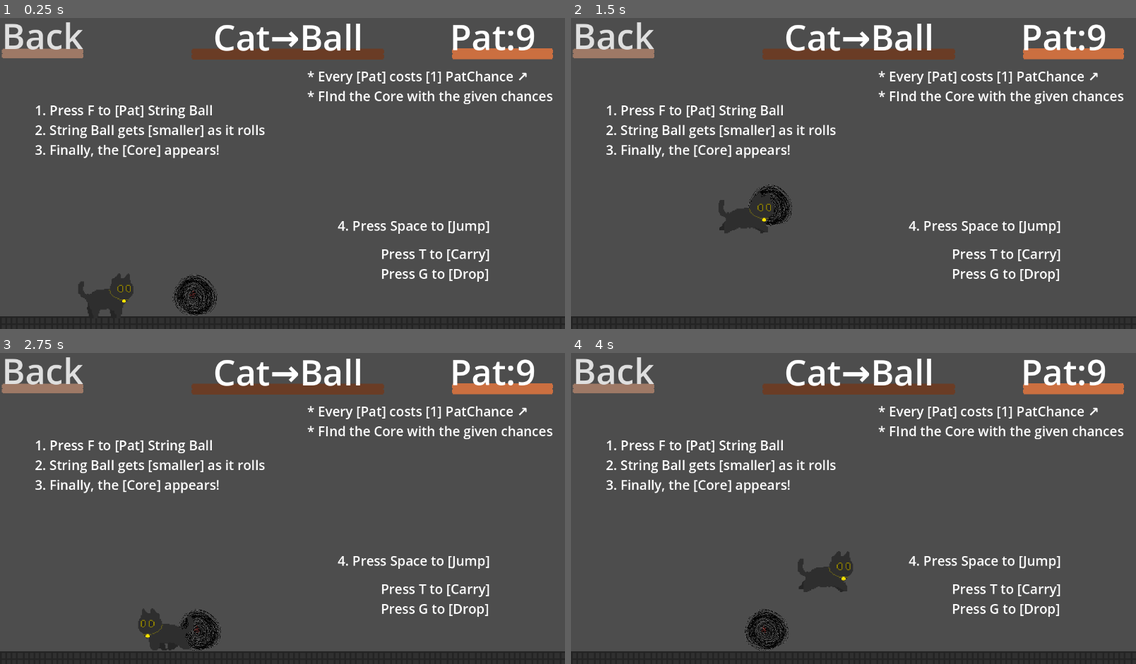
Above: before the commit, frames 1-4 (two rows, left to right).
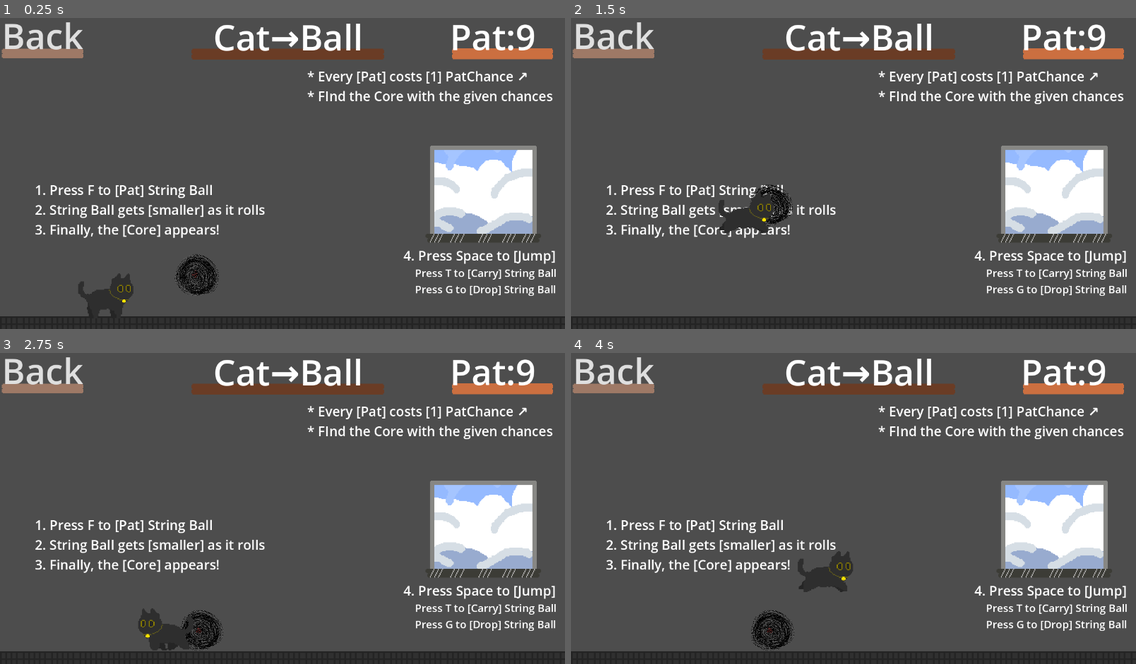
Above: after the commit, the same moments.

Repository: lzcm729/cat-and-string-ball
Game: Godot game, scene res://Levels/level_1.tscn
Same seed, same stepped clock (60 frames per second), same inputs: the game is played once before the commit and once after it. This scene is started directly instead of the project's main scene.
Inputs (mouse positions are in pixels of both pictures, inside the frame that each line leads up to):
- Up to frame 1 (0.25 s): no input
- Up to frame 2 (1.5 s): tap F (hit) at 0.5, 0.6, 1.25 s; move the mouse to (977, 154) at 0.52 s; hold Right (move_right) from 0.53 s (still down); click (977, 154) at 0.67 s; tap Space (jump) at 0.77 s; move the mouse to (740, 185) at 1.27 s; tap T at 1.35 s
- Up to frame 3 (2.75 s): tap Space (jump) at 1.52 s; tap F (hit) at 2 s; move the mouse to (339, 436) at 2.02 s; release Right (move_right) at 2.03 s; hold Left (move_left) from 2.03 s (still down); tap G at 2.1 s
- Up to frame 4 (4 s): tap F (hit) at 2.75, 3.5, 3.6 s; move the mouse to (825, 567) at 2.77 s; release Left (move_left) at 2.78 s; hold Right (move_right) from 2.78 s (still down); tap Q at 2.85 s; click (825, 567) at 2.92 s; tap Space (jump) at 3.02, 3.77 s; move the mouse to (1023, 552) at 3.52 s

The runs differ from the first frame. In frame 1, 11% of the frame differs, in the area x 6-99%, y 27-96%; in frame 2, 9.8%; in frame 3, 10%; in frame 4, 10%.

Commit message:
关卡1

Diff:
--- a/Levels/level_1.tscn
+++ b/Levels/level_1.tscn
@@ -1,11 +1,13 @@
-[gd_scene load_steps=7 format=3 uid="uid://b8b3p0ub10jc3"]
+[gd_scene load_steps=9 format=3 uid="uid://b8b3p0ub10jc3"]
 
 [ext_resource type="PackedScene" uid="uid://dpqb8ih1u4omf" path="res://Levels/vacant_room.tscn" id="1_0vh8p"]
 [ext_resource type="PackedScene" uid="uid://bn4481xl7jj4g" path="res://GUI/main_control.tscn" id="1_eossy"]
+[ext_resource type="Texture2D" uid="uid://dvgsbtwqlna2g" path="res://Levels/Level_4/level_4_window.png" id="3_bve72"]
 [ext_resource type="TileSet" uid="uid://cfha1jbx7duy5" path="res://Levels/vacant_room.tres" id="4_p86rh"]
 [ext_resource type="PackedScene" uid="uid://b0w6mv2us6hhb" path="res://cat/Cat_new.tscn" id="5_5fdyv"]
 [ext_resource type="PackedScene" uid="uid://b36bl5hadkdtm" path="res://StringBall/StringBall.tscn" id="5_dgxty"]
 [ext_resource type="PackedScene" uid="uid://3iyqigiyk7np" path="res://Platform.tscn" id="6_nch2q"]
+[ext_resource type="PackedScene" uid="uid://dmrnndjc054qm" path="res://ChaosCore/ChaosCore.tscn" id="8_7ealb"]
 
 [node name="Level1" type="Node2D"]
 
@@ -15,6 +17,14 @@
 tile_set = ExtResource("4_p86rh")
 format = 2
 
+[node name="window" type="Sprite2D" parent="."]
+position = Vector2(1095, 413)
+texture = ExtResource("3_bve72")
+
+[node name="StaticBody2D2" parent="window" instance=ExtResource("6_nch2q")]
+position = Vector2(-1, 101)
+scale = Vector2(13.4, 0.960003)
+
 [node name="main_control" parent="." instance=ExtResource("1_eossy")]
 level_name = "Cat→Ball"
 level_health = 9
@@ -22,22 +32,22 @@
 
 [node name="Label" type="Label" parent="."]
 offset_left = 79.0
-offset_top = 202.0
+offset_top = 383.0
 offset_right = 931.0
-offset_bottom = 334.0
+offset_bottom = 515.0
 theme_override_font_sizes/font_size = 30
 text = "1. Press F to [Pat] String Ball
 2. String Ball gets [smaller] as it rolls
 3. Finally, the [Core] appears!"
 
 [node name="Label2" type="Label" parent="."]
-offset_left = 863.0
-offset_top = 528.0
-offset_right = 1116.0
-offset_bottom = 615.0
-theme_override_font_sizes/font_size = 30
-text = "Press T to [Carry]
-Press G to [Drop]"
+offset_left = 940.0
+offset_top = 576.0
+offset_right = 1342.0
+offset_bottom = 663.0
+theme_override_font_sizes/font_size = 24
+text = "Press T to [Carry] String Ball
+Press G to [Drop] String Ball"
 
 [node name="Label3" type="Label" parent="."]
 offset_left = 696.0
@@ -49,19 +59,15 @@
 * FInd the Core with the given chances"
 
 [node name="Label4" type="Label" parent="."]
-offset_left = 765.0
-offset_top = 464.0
-offset_right = 1111.0
-offset_bottom = 506.0
+offset_left = 914.0
+offset_top = 532.0
+offset_right = 1260.0
+offset_bottom = 574.0
 theme_override_font_sizes/font_size = 30
 text = "4. Press Space to [Jump]"
 
-[node name="StaticBody2D" parent="." instance=ExtResource("6_nch2q")]
-position = Vector2(873, 519)
-scale = Vector2(23.91, 1)
-
 [node name="StringBall" parent="." instance=ExtResource("5_dgxty")]
-position = Vector2(438, 643)
+position = Vector2(443, 567)
 
 [node name="CatNew" parent="." instance=ExtResource("5_5fdyv")]
 position = Vector2(241, 657)
@@ -69,4 +75,10 @@
 [node name="ActionComponent" parent="CatNew" index="6"]
 hit_force = Vector2(50000, 0)
 
+[node name="ChaosCore" parent="." instance=ExtResource("8_7ealb")]
+position = Vector2(-4, -327)
+
+[connection signal="cat_pat_ball" from="CatNew" to="main_control" method="_on_cat_cat_pat_ball"]
+[connection signal="eat_core" from="CatNew" to="main_control" method="_on_cat_eat_core"]
+
 [editable path="CatNew"]
